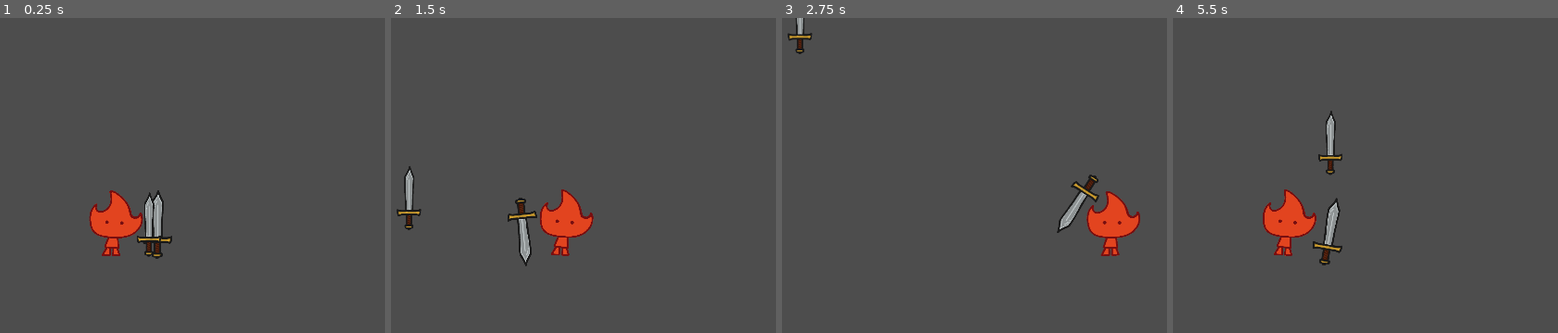
Above: before the commit, frames 1-4 (left to right).
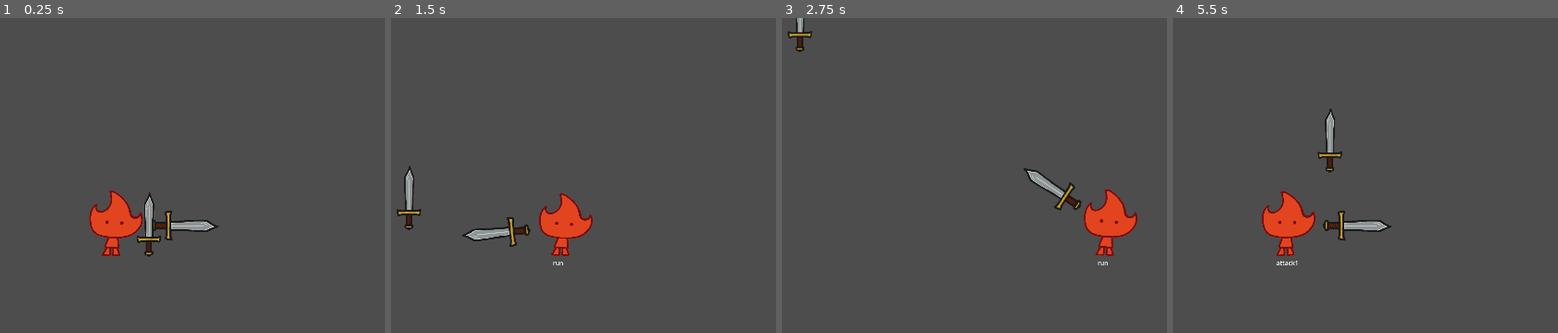
Above: after the commit, the same moments.

Repository: BendenizMustafaCengiz/Brackeys-Jam-2026.1
Game: Godot game, scene res://Scenes/room_scene.tscn
Two runs of this game, one before a commit and one after it. Both use one fixed random seed, a clock stepped at 60 frames per second and the inputs below. The project has no main scene, so this scene is started directly.
Inputs (mouse positions are in pixels of both pictures, inside the frame that each line leads up to):
- Up to frame 1 (0.25 s): no input
- Up to frame 2 (1.5 s): tap Enter (ui_accept) at 0.5, 0.77, 0.8, 1.07, 1.35 s; move the mouse to (668, 203) at 0.52 s; hold Right (right) 0.53-1.28 s; click (668, 203) at 0.6 s; move the mouse to (outside the picture) at 1.27 s; hold S (down) from 1.28 s (still down)
- Up to frame 3 (2.75 s): tap Enter (ui_accept) at 1.52, 1.82, 2.3 s; click (outside the picture) at 1.55 s; move the mouse to (970, 134) at 2.02 s; release S (down) at 2.03 s; hold Right (right) from 2.03 s (still down); click (970, 134) at 2.1 s
- Up to frame 4 (5.5 s): move the mouse to (1250, 307) at 2.77 s; release Right (right) at 2.78 s; hold W (up) 2.78-3.53 s; click (1250, 307) at 2.85 s; tap Enter (ui_accept) at 3.02, 3.32, 3.6, 3.77, 4.07, 4.52, 4.82, 5.3 s; move the mouse to (1511, 288) at 3.52 s; hold Left (left) 3.53-5.03 s; move the mouse to (outside the picture) at 4.27 s; click (outside the picture) at 4.35 s; move the mouse to (1327, 225) at 5.02 s; hold S (down) from 5.03 s (still down); click (1327, 225) at 5.1 s

The runs differ from the first frame. In frame 1, 1.0% of the frame differs, in the area x 37-57%, y 54-77%; in frame 2, 1.6%; in frame 3, 2.1%, in the area x 1-94%, y 1-79%; in frame 4, 2.1%.

Commit message:
kılıç buglu muglu ama şimdilik kafi

Diff:
--- a/Scenes/player.tscn
+++ b/Scenes/player.tscn
@@ -5,7 +5,10 @@
 [ext_resource type="Script" uid="uid://7gpps5mm7cnc" path="res://Scripts/States/state_machine.gd" id="3_6t5aa"]
 [ext_resource type="Script" uid="uid://cghas6541l4nd" path="res://Scripts/States/player_states/idle.gd" id="4_vgqql"]
 [ext_resource type="Script" uid="uid://q6ro8mu4o6gk" path="res://Scripts/States/player_states/run.gd" id="5_fkybt"]
+[ext_resource type="Script" uid="uid://k7wpclwj3vb" path="res://Scripts/States/player_states/attack_1.gd" id="6_3smsa"]
 [ext_resource type="PackedScene" uid="uid://wggu72pyv2j5" path="res://Scenes/sword.tscn" id="6_x3wgy"]
+[ext_resource type="Script" uid="uid://nv2c8cjbl00c" path="res://Scripts/States/player_states/attack_2.gd" id="7_8erm5"]
+[ext_resource type="Script" uid="uid://bnqudjme7vfd4" path="res://Scripts/States/player_states/attack_3.gd" id="8_f1ek2"]
 
 [sub_resource type="RectangleShape2D" id="RectangleShape2D_fkybt"]
 size = Vector2(29, 52)
@@ -157,9 +160,10 @@
 rotation = 1.5707964
 shape = SubResource("CapsuleShape2D_x3wgy")
 
-[node name="StateMachine" type="Node" parent="." unique_id=2099382809 node_paths=PackedStringArray("initial_state")]
+[node name="StateMachine" type="Node" parent="." unique_id=2099382809 node_paths=PackedStringArray("initial_state", "state_label")]
 script = ExtResource("3_6t5aa")
 initial_state = NodePath("idle")
+state_label = NodePath("../debug_label")
 
 [node name="idle" type="Node" parent="StateMachine" unique_id=1475001488 node_paths=PackedStringArray("player", "animation_player")]
 script = ExtResource("4_vgqql")
@@ -173,14 +177,41 @@
 
 [node name="dash" type="Node" parent="StateMachine" unique_id=178541279]
 
-[node name="attack1" type="Node" parent="StateMachine" unique_id=1198971753]
-
-[node name="attack2" type="Node" parent="StateMachine" unique_id=1429664820]
-
-[node name="attack3" type="Node" parent="StateMachine" unique_id=1701463339]
+[node name="attack1" type="Node" parent="StateMachine" unique_id=1198971753 node_paths=PackedStringArray("sword", "player", "animation_player", "combo_transition_timer")]
+script = ExtResource("6_3smsa")
+sword = NodePath("../../Sword")
+player = NodePath("../..")
+animation_player = NodePath("../../AnimationPlayer")
+combo_transition_timer = NodePath("../../comboTransitionTimer")
+
+[node name="attack2" type="Node" parent="StateMachine" unique_id=1429664820 node_paths=PackedStringArray("player", "animation_player", "sword", "combo_transition_timer")]
+script = ExtResource("7_8erm5")
+player = NodePath("../..")
+animation_player = NodePath("../../AnimationPlayer")
+sword = NodePath("../../Sword")
+combo_transition_timer = NodePath("../../comboTransitionTimer")
+
+[node name="attack3" type="Node" parent="StateMachine" unique_id=1701463339 node_paths=PackedStringArray("player", "animation_player", "sword", "combo_transition_timer")]
+script = ExtResource("8_f1ek2")
+player = NodePath("../..")
+animation_player = NodePath("../../AnimationPlayer")
+sword = NodePath("../../Sword")
+combo_transition_timer = NodePath("../../comboTransitionTimer")
 
 [node name="AnimationPlayer" type="AnimationPlayer" parent="." unique_id=1900996577]
 libraries/ = SubResource("AnimationLibrary_8erm5")
 speed_scale = 2.5
 
 [node name="Sword" parent="." unique_id=1328130014 instance=ExtResource("6_x3wgy")]
+
+[node name="comboTransitionTimer" type="Timer" parent="." unique_id=1049058610]
+
+[node name="debug_label" type="Label" parent="." unique_id=690072866]
+offset_left = -31.0
+offset_top = 84.0
+offset_right = 9.0
+offset_bottom = 107.0
+
+[connection signal="timeout" from="comboTransitionTimer" to="StateMachine/attack1" method="_on_combo_transition_timer_timeout"]
+[connection signal="timeout" from="comboTransitionTimer" to="StateMachine/attack2" method="_on_combo_transition_timer_timeout"]
+[connection signal="timeout" from="comboTransitionTimer" to="StateMachine/attack3" method="_on_combo_transition_timer_timeout"]
--- a/Scenes/sword.tscn
+++ b/Scenes/sword.tscn
@@ -15,19 +15,31 @@
 "times": PackedFloat32Array(0),
 "transitions": PackedFloat32Array(1),
 "update": 0,
-"values": [0.0]
+"values": [1.5707964]
 }
 tracks/1/type = "value"
 tracks/1/imported = false
 tracks/1/enabled = true
-tracks/1/path = NodePath("Sprite2D:offset")
+tracks/1/path = NodePath("Sprite2D:position")
 tracks/1/interp = 1
 tracks/1/loop_wrap = true
 tracks/1/keys = {
 "times": PackedFloat32Array(0),
 "transitions": PackedFloat32Array(1),
 "update": 0,
-"values": [Vector2(240, 0)]
+"values": [Vector2(0, 0)]
+}
+tracks/2/type = "value"
+tracks/2/imported = false
+tracks/2/enabled = true
+tracks/2/path = NodePath("Sprite2D:scale")
+tracks/2/interp = 1
+tracks/2/loop_wrap = true
+tracks/2/keys = {
+"times": PackedFloat32Array(0),
+"transitions": PackedFloat32Array(1),
+"update": 0,
+"values": [Vector2(0.5, 0.5)]
 }
 
 [sub_resource type="Animation" id="Animation_6wdhb"]
@@ -40,10 +52,10 @@
 tracks/0/interp = 1
 tracks/0/loop_wrap = true
 tracks/0/keys = {
-"times": PackedFloat32Array(0, 0.10004495, 0.3),
-"transitions": PackedFloat32Array(1, 1, 1),
+"times": PackedFloat32Array(0, 0.066, 0.2, 0.3),
+"transitions": PackedFloat32Array(1, 1, 1, 1),
 "update": 0,
-"values": [0.0, 0.34906584, -0.34906584]
+"values": [1.5707964, 1.0471976, 2.0943952, 1.5707964]
 }
 
 [sub_resource type="Animation" id="Animation_kb2vl"]
@@ -56,10 +68,22 @@
 tracks/0/interp = 1
 tracks/0/loop_wrap = true
 tracks/0/keys = {
-"times": PackedFloat32Array(0, 0.066, 0.3),
-"transitions": PackedFloat32Array(1, 1, 1),
+"times": PackedFloat32Array(0, 0.1, 0.2333, 0.3),
+"transitions": PackedFloat32Array(1, 1, 1, 1),
 "update": 0,
-"values": [-0.3490658503988659, -0.5235987755982988, 0.5235988]
+"values": [1.5707964, 2.356194490192345, 0.7853981633974483, 1.5707964]
+}
+tracks/1/type = "value"
+tracks/1/imported = false
+tracks/1/enabled = true
+tracks/1/path = NodePath("Sprite2D:position")
+tracks/1/interp = 1
+tracks/1/loop_wrap = true
+tracks/1/keys = {
+"times": PackedFloat32Array(0, 0.1, 0.1666, 0.23241149),
+"transitions": PackedFloat32Array(1, 1, 1, 1),
+"update": 0,
+"values": [Vector2(0, 0), Vector2(0, 20), Vector2(50, 20), Vector2(0, 0)]
 }
 
 [sub_resource type="Animation" id="Animation_6j4cb"]
@@ -72,22 +96,34 @@
 tracks/0/interp = 1
 tracks/0/loop_wrap = true
 tracks/0/keys = {
-"times": PackedFloat32Array(0, 0.23333333, 0.3),
-"transitions": PackedFloat32Array(1, 1, 1),
+"times": PackedFloat32Array(0, 0.0666, 0.2333, 0.3),
+"transitions": PackedFloat32Array(1, 1, 1, 1),
 "update": 0,
-"values": [0.5235988, -0.6981317, -0.34906584]
+"values": [1.5707964, 0.0, 3.1415927, 1.5707964]
 }
 tracks/1/type = "value"
 tracks/1/imported = false
 tracks/1/enabled = true
-tracks/1/path = NodePath("Sprite2D:offset")
+tracks/1/path = NodePath("Sprite2D:position")
 tracks/1/interp = 1
 tracks/1/loop_wrap = true
 tracks/1/keys = {
-"times": PackedFloat32Array(0, 0.13333334, 0.3),
+"times": PackedFloat32Array(0, 0.06666667, 0.17601752, 0.3),
+"transitions": PackedFloat32Array(1, 1, 1, 1),
+"update": 0,
+"values": [Vector2(0, 0), Vector2(40, -30), Vector2(0, 0), Vector2(0, 0)]
+}
+tracks/2/type = "value"
+tracks/2/imported = false
+tracks/2/enabled = true
+tracks/2/path = NodePath("Sprite2D:scale")
+tracks/2/interp = 1
+tracks/2/loop_wrap = true
+tracks/2/keys = {
+"times": PackedFloat32Array(0, 0.065792955, 0.17601752),
 "transitions": PackedFloat32Array(1, 1, 1),
 "update": 0,
-"values": [Vector2(240, 0), Vector2(300, 0), Vector2(240, 0)]
+"values": [Vector2(0.5, 0.5), Vector2(0.6, 0.6), Vector2(0.6, 0.6)]
 }
 
 [sub_resource type="AnimationLibrary" id="AnimationLibrary_d6wag"]
@@ -101,11 +137,6 @@
 [node name="Sword" type="Marker2D" unique_id=1328130014]
 script = ExtResource("1_goa0h")
 
-[node name="Sprite2D" type="Sprite2D" parent="." unique_id=1609029373]
-scale = Vector2(0.5, 0.5)
-texture = ExtResource("2_6wdhb")
-offset = Vector2(240, 0)
-
 [node name="slashArea1" type="Area2D" parent="." unique_id=511266184]
 visible = false
 position = Vector2(70, 0)
@@ -114,6 +145,7 @@
 polygon = PackedVector2Array(31, -18, 31, 19, 76, 41, 102, 1, 75, -48)
 
 [node name="slashArea2" type="Area2D" parent="." unique_id=146451732]
+visible = false
 position = Vector2(70, 0)
 
 [node name="CollisionPolygon2D" type="CollisionPolygon2D" parent="slashArea2" unique_id=925110507]
@@ -129,10 +161,11 @@
 [node name="AnimationPlayer" type="AnimationPlayer" parent="." unique_id=376855912]
 libraries/ = SubResource("AnimationLibrary_d6wag")
 
-[node name="comboCooldown" type="Timer" parent="." unique_id=1494567377]
-
-[node name="combo_cont_timer" type="Timer" parent="." unique_id=952291015]
-wait_time = 0.3
+[node name="Sprite2D" type="Sprite2D" parent="." unique_id=1302524696]
+rotation = 1.5707964
+scale = Vector2(0.5, 0.5)
+texture = ExtResource("2_6wdhb")
+offset = Vector2(20, -350)
 
 [connection signal="body_entered" from="slashArea1" to="." method="_on_slash_area_1_body_entered"]
 [connection signal="body_exited" from="slashArea1" to="." method="_on_slash_area_1_body_exited"]
@@ -140,4 +173,4 @@
 [connection signal="body_exited" from="slashArea2" to="." method="_on_slash_area_2_body_exited"]
 [connection signal="body_entered" from="slashArea3" to="." method="_on_slash_area_3_body_entered"]
 [connection signal="body_exited" from="slashArea3" to="." method="_on_slash_area_3_body_exited"]
-[connection signal="timeout" from="combo_cont_timer" to="." method="_on_combo_cont_timer_timeout"]
+[connection signal="animation_finished" from="AnimationPlayer" to="." method="_on_animation_player_animation_finished"]
--- a/Scripts/States/State.gd
+++ b/Scripts/States/State.gd
@@ -16,3 +16,6 @@
 
 func physics_update(_delta : float) -> void:
 	pass
+
+func input(_event: InputEvent) -> void:
+	pass
--- /dev/null
+++ b/Scripts/States/player_states/attack_1.gd
@@ -0,0 +1,33 @@
+extends State
+class_name PlayerAttack1
+
+@export var sword: Sword
+@export var player: Player
+@export var animation_player: AnimationPlayer
+@export var combo_transition_timer: Timer
+var first_tick = false
+
+func enter() -> void:
+	sword.attack1()
+	combo_transition_timer.start(player.combo_transition_time)
+	first_tick = false
+
+func input(event: InputEvent) -> void:
+	if Input.is_action_just_pressed("left_click") and first_tick:
+		combo_transition_timer.stop()
+		transitioned.emit(self,"attack2")
+
+
+
+func physics_update(delta : float) -> void:
+	var dir: Vector2 = Input.get_vector("left","right","up","down").normalized()
+	player.move(dir,delta)
+	if player.speed.length() >0:
+		animation_player.play("run")
+	else:
+		animation_player.play("idle")
+	first_tick = true
+
+
+func _on_combo_transition_timer_timeout() -> void:
+	transitioned.emit(self,"idle")
--- /dev/null
+++ b/Scripts/States/player_states/attack_2.gd
@@ -0,0 +1,33 @@
+extends State
+class_name PlayerAttack2
+
+@export var player: Player
+@export var animation_player: AnimationPlayer
+@export var sword: Sword
+@export var combo_transition_timer: Timer
+
+func enter() -> void:
+	#if sword.animation_player.is_animation_active():
+	await sword.animation_player.animation_finished
+	sword.attack2()
+	combo_transition_timer.start(player.combo_transition_time)
+
+
+
+func physics_update(delta : float) -> void:
+	var dir: Vector2 = Input.get_vector("left","right","up","down").normalized()
+	player.move(dir,delta)
+	if player.speed.length() >0:
+		animation_player.play("run")
+	else:
+		animation_player.play("idle")
+
+
+func input(event: InputEvent) -> void:
+	if Input.is_action_just_pressed("left_click"):
+		combo_transition_timer.stop()
+		transitioned.emit(self,"attack3")
+
+
+func _on_combo_transition_timer_timeout() -> void:
+	transitioned.emit(self,"idle")
--- /dev/null
+++ b/Scripts/States/player_states/attack_3.gd
@@ -0,0 +1,26 @@
+extends State
+class_name PlayerAttack3
+
+@export var player: Player
+@export var animation_player: AnimationPlayer
+@export var sword: Sword
+@export var combo_transition_timer: Timer
+
+func enter() -> void:
+	if sword.animation_player.is_animation_active():
+		await sword.animation_player.animation_finished
+	sword.attack3()
+	combo_transition_timer.start(player.combo_transition_time)
+
+
+func physics_update(delta : float) -> void:
+	var dir: Vector2 = Input.get_vector("left","right","up","down").normalized()
+	player.move(dir,delta)
+	if player.speed.length() >0:
+		animation_player.play("run")
+	else:
+		animation_player.play("idle")
+
+
+func _on_combo_transition_timer_timeout() -> void:
+	transitioned.emit(self,"idle")
--- a/Scripts/States/player_states/idle.gd
+++ b/Scripts/States/player_states/idle.gd
@@ -15,3 +15,7 @@
 
 func physics_update(delta : float) -> void:
 	player.move(Vector2.ZERO, delta)
+
+func _input(event: InputEvent) -> void:
+	if Input.is_action_just_pressed("left_click"):
+		transitioned.emit(self,"attack1")
--- a/Scripts/States/player_states/run.gd
+++ b/Scripts/States/player_states/run.gd
@@ -13,3 +13,7 @@
 		transitioned.emit(self, "idle")
 	var dir: Vector2 = Input.get_vector("left","right","up","down").normalized()
 	player.move(dir,delta)
+
+func _input(event: InputEvent) -> void:
+	if Input.is_action_just_pressed("left_click"):
+		transitioned.emit(self,"attack1")
--- a/Scripts/States/state_machine.gd
+++ b/Scripts/States/state_machine.gd
@@ -24,11 +24,14 @@
 func _physics_process(delta: float) -> void:
 	current_state.physics_update(delta)
 
+func _input(event: InputEvent) -> void:
+	current_state.input(event)
+
 
 func on_child_transitioned(state : State, new_state_name : String) -> void:
 # state anlık statee, new_state_name geçmek istenen statein ismi
 	if state != current_state:
-		push_error("aktif olmayan state başka bir state e geçmek için sinyal yolladı")
+		push_error("aktif olmayan state başka bir state e geçmek için sinyal yolladı: ",state.name)
 		return
 
 	var new_state = states[new_state_name.to_lower()]
--- a/Scripts/player.gd
+++ b/Scripts/player.gd
@@ -6,6 +6,8 @@
 const ACCEL: int = 70
 const FRIC : int = 70
 var speed : Vector2 = Vector2.ZERO
+
+@export var combo_transition_time : float = 0.5
 
 
 func _physics_process(_delta: float) -> void:
--- a/Scripts/sword.gd
+++ b/Scripts/sword.gd
@@ -11,11 +11,6 @@
 var enemiesInAtt2Range: Array = []
 var enemiesInAtt3Range: Array = []
 
-
-@onready var combo_cooldown_timer: Timer = $comboCooldown #combo yu bitirdikten sonra yeni comboya hemen başlamamsı için
-@onready var combo_cont_timer: Timer = $combo_cont_timer # ataklar arasında combonun devam edebilmesi için olan süre
-@export var combo_cont_time: float = 0
-
 func _ready() -> void:
 	pass
 
@@ -24,9 +19,6 @@
 func _process(delta: float) -> void:
 	if !attacking:
 		look_at(get_global_mouse_position())
-		if Input.is_action_just_pressed("ui_accept"):
-			attack1()
-
 
 
 func attack1():
@@ -36,31 +28,26 @@
 	for enemy in enemiesInAtt1Range:
 		enemy.hurt()
 	enemiesJustHit.append_array(enemiesInAtt1Range)
-	combo_cont_timer.start(combo_cont_time)
 
 func attack2():
+	if animation_player.is_animation_active():
+		await animation_player.animation_finished
 	enemiesJustHit.clear()
 	attacking = true
-	combo_cont_timer.stop()
-	if animation_player.is_animation_active():
-		await animation_player.animation_finished
 	animation_player.play("slash2")
 	for enemy in enemiesInAtt2Range:
 		enemy.hurt()
 	enemiesJustHit.append_array(enemiesInAtt2Range)
-	combo_cont_timer.start(combo_cont_time)
 
 func attack3():
+	if animation_player.is_animation_active():
+		await animation_player.animation_finished
 	enemiesJustHit.clear()
 	attacking = true
-	combo_cont_timer.stop()
-	if animation_player.is_animation_active():
-		await animation_player.animation_finished
 	animation_player.play("slash3")
 	for enemy in enemiesInAtt3Range:
 		enemy.hurt()
 	enemiesJustHit.append_array(enemiesInAtt2Range)
-	combo_cont_timer.start(combo_cont_time)
 
 func _on_slash_area_1_body_entered(body: Node2D) -> void:
 	if body.is_class("CharacterBody2D"): # class ı enemy olarak değiştir
@@ -69,9 +56,6 @@
 		else:
 			enemiesInAtt1Range.append(body)
 
-
-func _on_combo_cont_timer_timeout() -> void:
-	reset_attack()
 
 func reset_attack() -> void:
 	attacking = false
@@ -105,3 +89,7 @@
 
 func _on_slash_area_3_body_exited(body: Node2D) -> void:
 	enemiesInAtt3Range.erase(body)
+
+
+func _on_animation_player_animation_finished(_anim_name: StringName) -> void:
+	reset_attack()
--- a/project.godot
+++ b/project.godot
@@ -53,6 +53,11 @@
 , Object(InputEventKey,"resource_local_to_scene":false,"resource_name":"","device":-1,"window_id":0,"alt_pressed":false …(186 unchanged characters)…
 ]
 }
+left_click={
+"deadzone": 0.2,
+"events": [Object(InputEventMouseButton,"resource_local_to_scene":false,"resource_name":"","device":-1,"window_id":0,"alt_pressed":false,"shift_pressed":false,"ctrl_pressed":false,"meta_pressed":false,"button_mask":0,"position":Vector2(0, 0),"global_position":Vector2(0, 0),"factor":1.0,"button_index":1,"canceled":false,"pressed":false,"double_click":false,"script":null)
+]
+}
 
 [physics]
 
Not shown, added: Scripts/States/player_states/attack_1.gd.uid
Not shown, added: Scripts/States/player_states/attack_2.gd.uid
Not shown, added: Scripts/States/player_states/attack_3.gd.uid
